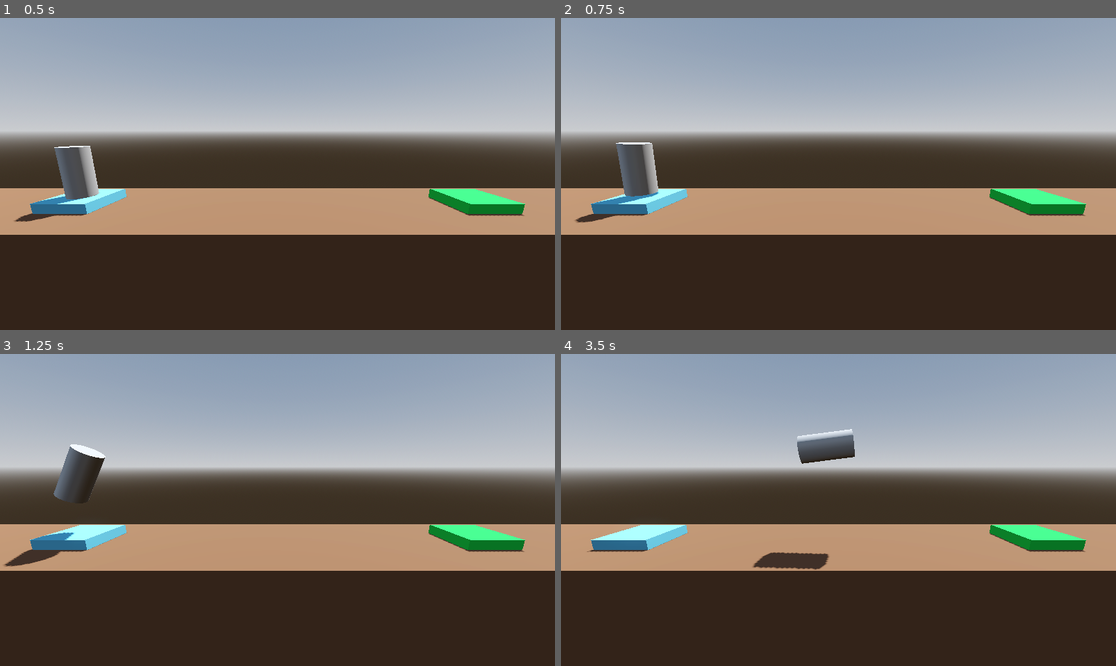
Above: before the commit, frames 1-4 (two rows, left to right).
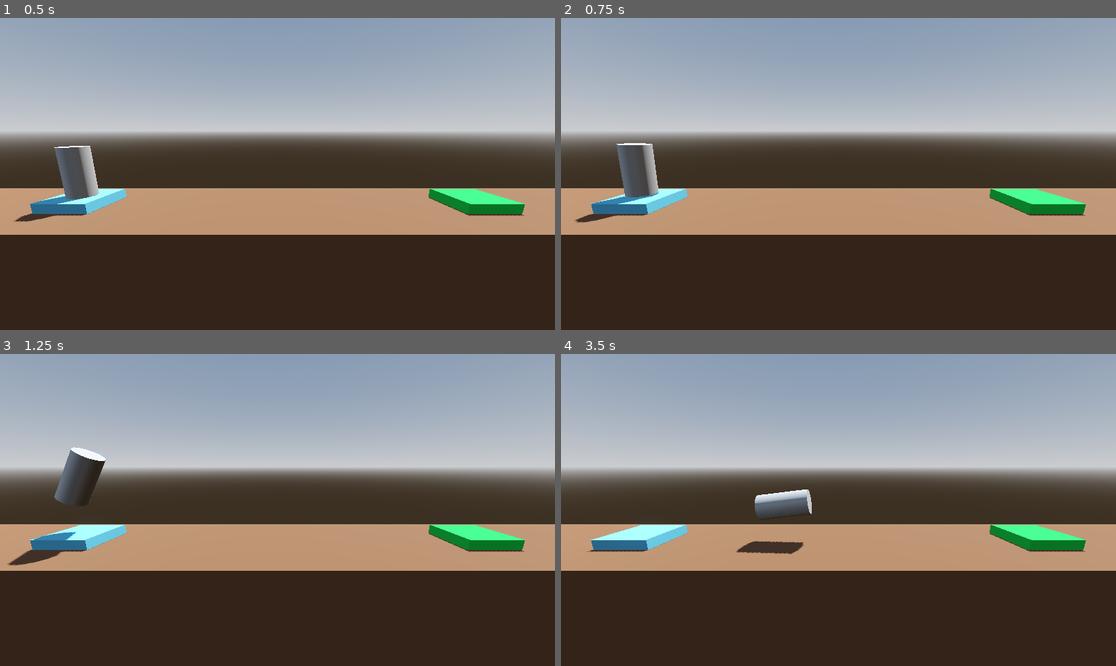
Above: after the commit, the same moments.

Repository: yubinex/project-boost
Game: Godot game, scene res://level/level.tscn
The game is run twice, just before and just after one commit, with the same random seed, the same clock (stepped at 60 frames per second) and the same inputs. The project has no main scene, so this scene is started directly.
Inputs:
- Up to frame 1 (0.5 s): no input
- Up to frame 2 (0.75 s): tap Enter (ui_accept) at 0.5 s; hold Right (ui_right) from 0.53 s (still down); hold Space (boost, bound only after the commit) from 0.53 s (still down)
- Up to frame 3 (1.25 s): keep holding Right (ui_right); keep holding Space (boost, bound only after the commit); tap Enter (ui_accept) at 0.77, 0.8, 1.07 s
- Up to frame 4 (3.5 s): release Right (ui_right) at 1.28 s; release Space (boost, bound only after the commit) at 1.28 s; hold Left (ui_left) 1.28-2.03 s; tap Enter (ui_accept) at 1.35, 1.52, 1.82, 2.3, 3.02, 3.32 s; tap Space (boost, bound only after the commit) at 1.55, 2.85 s; hold Space (boost, bound only after the commit) 2.03-2.78 s; hold Right (ui_right) from 2.03 s (still down)

Frame 1 is identical in both runs. In frame 2, less than 0.1% of the frame differs, in the area x 2-18%, y 39-66%; in frame 3, 0.3%; in frame 4, 2.5%, in the area x 31-53%, y 24-70%.

Commit message:
feat: Improved player controls for boost and movement
- Updated the player control script to use the "boost" action instead of "ui_accept" for boosting.
- Renamed "ui_left" and "ui_right" actions to "left" and "right", respectively, to better reflect their intended functionality.
- Added input configuration for "boost", "left", and "right" actions in project.godot.

Diff:
--- a/player.gd
+++ b/player.gd
@@ -3,11 +3,11 @@
 
 # Called every frame. 'delta' is the elapsed time since the previous frame.
 func _process(delta: float) -> void:
-	if Input.is_action_pressed("ui_accept"):
+	if Input.is_action_pressed("boost"):
 		apply_central_force(basis.y * delta * 1000.0)
 
-	if Input.is_action_pressed("ui_left"):
+	if Input.is_action_pressed("left"):
 		apply_torque(Vector3(0.0, 0.0, 100.0 * delta))
 
-	if Input.is_action_pressed("ui_right"):
+	if Input.is_action_pressed("right"):
 		apply_torque(Vector3(0.0, 0.0, -100.0 * delta))
--- a/project.godot
+++ b/project.godot
@@ -13,3 +13,24 @@
 config/name="project-boost"
 config/features=PackedStringArray("4.4", "Forward Plus")
 config/icon="res://icon.svg"
+
+[input]
+
+boost={
+"deadzone": 0.2,
+"events": [Object(InputEventKey,"resource_local_to_scene":false,"resource_name":"","device":-1,"window_id":0,"alt_pressed":false,"shift_pressed":false,"ctrl_pressed":false,"meta_pressed":false,"pressed":false,"keycode":0,"physical_keycode":32,"key_label":0,"unicode":32,"location":0,"echo":false,"script":null)
+, Object(InputEventKey,"resource_local_to_scene":false,"resource_name":"","device":-1,"window_id":0,"alt_pressed":false,"shift_pressed":false,"ctrl_pressed":false,"meta_pressed":false,"pressed":false,"keycode":0,"physical_keycode":87,"key_label":0,"unicode":119,"location":0,"echo":false,"script":null)
+]
+}
+left={
+"deadzone": 0.2,
+"events": [Object(InputEventKey,"resource_local_to_scene":false,"resource_name":"","device":-1,"window_id":0,"alt_pressed":false,"shift_pressed":false,"ctrl_pressed":false,"meta_pressed":false,"pressed":false,"keycode":0,"physical_keycode":4194319,"key_label":0,"unicode":0,"location":0,"echo":false,"script":null)
+, Object(InputEventKey,"resource_local_to_scene":false,"resource_name":"","device":-1,"window_id":0,"alt_pressed":false,"shift_pressed":false,"ctrl_pressed":false,"meta_pressed":false,"pressed":false,"keycode":0,"physical_keycode":65,"key_label":0,"unicode":97,"location":0,"echo":false,"script":null)
+]
+}
+right={
+"deadzone": 0.2,
+"events": [Object(InputEventKey,"resource_local_to_scene":false,"resource_name":"","device":-1,"window_id":0,"alt_pressed":false,"shift_pressed":false,"ctrl_pressed":false,"meta_pressed":false,"pressed":false,"keycode":0,"physical_keycode":4194321,"key_label":0,"unicode":0,"location":0,"echo":false,"script":null)
+, Object(InputEventKey,"resource_local_to_scene":false,"resource_name":"","device":-1,"window_id":0,"alt_pressed":false,"shift_pressed":false,"ctrl_pressed":false,"meta_pressed":false,"pressed":false,"keycode":0,"physical_keycode":68,"key_label":0,"unicode":100,"location":0,"echo":false,"script":null)
+]
+}
